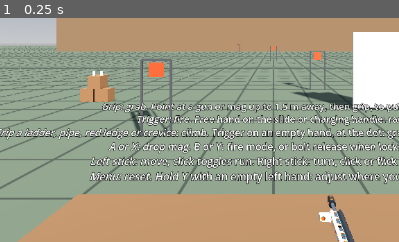
Above: before the commit, frame 1.
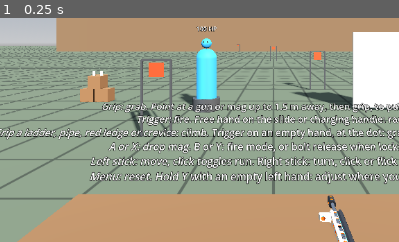
Above: after the commit, the same moment.

Repository: positive-vibezz1/VRphysicsprototypegodot
Game: Godot game, scene res://sandbox/range.tscn
Same seed, same stepped clock (60 frames per second), same inputs: the game is played once before the commit and once after it.
Inputs:
- Up to frame 1 (0.25 s): no input
The pictures show only the part of the screen within x 16-66%, y 45-94%; the shares and areas given below are measured in that part.

The runs differ from the first frame. In frame 1, 1.8% of the frame differs, in the area x 44-56%, y 3-43%.

Commit message:
Add a test dummy that takes damage from bullet energy
A bean on a weighted stand with sprung waist and neck joints. Bullets
now report the kinetic energy their contact took, and that sets the
damage, with a head multiplier. At zero health the springs let go and
gravity tips it over, then they stand it back up after 6 seconds.

Co-Authored-By: Claude Opus 5.5 (1M context) <noreply@anthropic.com>

Diff:
--- a/ballistics/ballistics.gd
+++ b/ballistics/ballistics.gd
@@ -8,6 +8,8 @@
 const CASING_COUNT := 48
 const HOLE_COUNT := 64
 const SOUND_COUNT := 6
+
+signal bullet_hit(collider: Object, energy: float)
 
 static var pool: Ballistics
 
@@ -74,9 +76,10 @@
 	return casing
 
 
-func on_bullet_hit(bullet: Bullet, position: Vector3, normal: Vector3, collider: Object) -> void:
+func on_bullet_hit(bullet: Bullet, position: Vector3, normal: Vector3, collider: Object, energy: float) -> void:
 	bullet.park()
 	play_click(position)
+	bullet_hit.emit(collider, energy)
 	# Moving targets would leave the hole floating, so only the static world keeps them.
 	if collider is StaticBody3D and normal.length_squared() > 0.5:
 		var hole := _holes[_next_hole]
--- a/ballistics/bullet.gd
+++ b/ballistics/bullet.gd
@@ -7,6 +7,7 @@
 
 var _drag_factor := 0.0
 var _age := 0.0
+var _arriving_velocity := Vector3.ZERO
 
 @onready var _tracer: Node3D = $Tracer
 
@@ -25,6 +26,7 @@
 	var up := Vector3.UP if absf(velocity.normalized().y) < 0.99 else Vector3.RIGHT
 	global_transform = Transform3D(Basis.looking_at(velocity, up), from)
 	linear_velocity = velocity
+	_arriving_velocity = velocity
 	angular_velocity = Vector3.ZERO
 	_tracer.scale.z = velocity.length() * 0.006
 
@@ -36,9 +38,11 @@
 
 func _integrate_forces(state: PhysicsDirectBodyState3D) -> void:
 	if state.get_contact_count() > 0:
+		# The contact is already solved here, so what it took out of the bullet is what it gave the target.
+		var energy := 0.5 * mass * (_arriving_velocity.length_squared() - state.linear_velocity.length_squared())
 		Ballistics.pool.on_bullet_hit.call_deferred(
 			self, state.get_contact_local_position(0), state.get_contact_local_normal(0),
-			state.get_contact_collider_object(0)
+			state.get_contact_collider_object(0), energy
 		)
 	_age += state.step
 	if _age > LIFETIME:
@@ -48,3 +52,4 @@
 	var speed := velocity.length()
 	if speed > 0.0:
 		state.linear_velocity = velocity * drag_speed(speed, _drag_factor, state.step) / speed
+	_arriving_velocity = state.linear_velocity
--- /dev/null
+++ b/sandbox/dummy.gd
@@ -0,0 +1,88 @@
+class_name Dummy
+extends Node3D
+## Bean shaped target on a weighted stand. Bullets push it through Jolt like anything else, and hurt it by the energy
+## they lose on contact. Sprung joints hold the body and head up: at zero health the springs let go and gravity tips
+## it over, and when it recovers the same springs stand it back up. Neither is scripted.
+
+## About 2 degrees. Jolt sleeps anything that moves under 15 mm in half a second, which catches a slow swing at its
+## far end and would freeze the dummy leaning, so it may only sleep once it is back up.
+const UPRIGHT := 0.9994
+## 60 degrees, about where the stand's own weight stops bringing it back. Its springs can't lift it from there.
+const TIPPED := 0.5
+
+## Wounding goes with energy left in the body, not momentum, which is close between 9 mm and 5.56 mm. At 18 J per
+## point, a 9 mm (about 520 J) takes 4 body hits and a 5.56 mm (about 1580 J) takes 2.
+@export var joules_per_health := 18.0
+@export var max_health := 100.0
+## A head hit is worth this many body hits, enough to end it in one from either gun at range distances.
+@export var head_factor := 5.0
+@export var recovery_time := 6.0
+
+var health := 0.0
+
+var _home: Array[Transform3D] = []
+
+@onready var _stand: RigidBody3D = $Stand
+@onready var _body: RigidBody3D = $Body
+@onready var _head: RigidBody3D = $Head
+@onready var _parts: Array[RigidBody3D] = [_stand, _body, _head]
+@onready var _waist: Generic6DOFJoint3D = $Waist
+@onready var _neck: Generic6DOFJoint3D = $Neck
+@onready var _readout: Label3D = $Readout
+
+
+func _ready() -> void:
+	health = max_health
+	for part: RigidBody3D in _parts:
+		_home.append(part.global_transform)
+	Ballistics.pool.bullet_hit.connect(_on_bullet_hit)
+	_show_health("")
+
+
+func _physics_process(_delta: float) -> void:
+	_readout.global_position = _head.global_position + Vector3.UP * 0.35
+	_body.can_sleep = health <= 0.0 or _body.global_basis.y.y > UPRIGHT
+	if health > 0.0 and _stand.global_basis.y.y < TIPPED:
+		_go_down("knocked over")
+
+
+func _on_bullet_hit(collider: Object, energy: float) -> void:
+	if health <= 0.0 or (collider != _body and collider != _head):
+		return
+	var damage := energy * (head_factor if collider == _head else 1.0) / joules_per_health
+	var hit := "%s %.0f J  -%.0f" % ["head" if collider == _head else "body", energy, damage]
+	health -= damage
+	if health > 0.0:
+		_show_health(hit)
+	else:
+		_go_down(hit)
+
+
+func _go_down(cause: String) -> void:
+	health = 0.0
+	_show_health(cause)
+	_set_springs(false)
+	get_tree().create_timer(recovery_time, false, true).timeout.connect(_recover)
+
+
+func _recover() -> void:
+	health = max_health
+	_show_health("")
+	_set_springs(true)
+	if _stand.global_basis.y.y < TIPPED:
+		for i: int in _parts.size():
+			_parts[i].global_transform = _home[i]
+			_parts[i].linear_velocity = Vector3.ZERO
+			_parts[i].angular_velocity = Vector3.ZERO
+
+
+func _set_springs(holding: bool) -> void:
+	for joint: Generic6DOFJoint3D in [_waist, _neck]:
+		joint.set_flag_x(Generic6DOFJoint3D.FLAG_ENABLE_ANGULAR_SPRING, holding)
+		joint.set_flag_y(Generic6DOFJoint3D.FLAG_ENABLE_ANGULAR_SPRING, holding)
+		joint.set_flag_z(Generic6DOFJoint3D.FLAG_ENABLE_ANGULAR_SPRING, holding)
+	_body.sleeping = false
+
+
+func _show_health(last_hit: String) -> void:
+	_readout.text = "%.0f HP\n%s" % [health, last_hit]
--- /dev/null
+++ b/sandbox/dummy.tscn
@@ -0,0 +1,146 @@
+[gd_scene load_steps=11 format=3]
+
+[ext_resource type="Script" path="res://sandbox/dummy.gd" id="1"]
+
+[sub_resource type="StandardMaterial3D" id="skin"]
+albedo_color = Color(0.2, 0.55, 0.75, 1)
+roughness = 0.7
+
+[sub_resource type="StandardMaterial3D" id="stand_material"]
+albedo_color = Color(0.25, 0.25, 0.25, 1)
+roughness = 0.8
+
+[sub_resource type="StandardMaterial3D" id="eye_material"]
+albedo_color = Color(0.03, 0.03, 0.03, 1)
+
+[sub_resource type="CylinderShape3D" id="stand_shape"]
+height = 0.28
+radius = 0.32
+
+[sub_resource type="CylinderMesh" id="stand_mesh"]
+top_radius = 0.32
+bottom_radius = 0.32
+height = 0.28
+radial_segments = 24
+rings = 1
+
+[sub_resource type="CapsuleShape3D" id="body_shape"]
+radius = 0.24
+height = 1.42
+
+[sub_resource type="CapsuleMesh" id="body_mesh"]
+radius = 0.24
+height = 1.42
+
+[sub_resource type="SphereShape3D" id="head_shape"]
+radius = 0.12
+
+[sub_resource type="SphereMesh" id="head_mesh"]
+radius = 0.12
+height = 0.24
+
+[sub_resource type="SphereMesh" id="eye_mesh"]
+radius = 0.018
+height = 0.036
+radial_segments = 8
+rings = 4
+
+[node name="Dummy" type="Node3D"]
+script = ExtResource("1")
+
+[node name="Stand" type="RigidBody3D" parent="."]
+transform = Transform3D(1, 0, 0, 0, 1, 0, 0, 0, 1, 0, 0.14, 0)
+collision_layer = 512
+collision_mask = 591
+mass = 60.0
+
+[node name="CollisionShape3D" type="CollisionShape3D" parent="Stand"]
+shape = SubResource("stand_shape")
+
+[node name="Mesh" type="MeshInstance3D" parent="Stand"]
+mesh = SubResource("stand_mesh")
+surface_material_override/0 = SubResource("stand_material")
+
+[node name="Body" type="RigidBody3D" parent="."]
+transform = Transform3D(1, 0, 0, 0, 1, 0, 0, 0, 1, 0, 0.75, 0)
+collision_layer = 512
+collision_mask = 591
+mass = 12.0
+
+[node name="CollisionShape3D" type="CollisionShape3D" parent="Body"]
+shape = SubResource("body_shape")
+
+[node name="Mesh" type="MeshInstance3D" parent="Body"]
+mesh = SubResource("body_mesh")
+surface_material_override/0 = SubResource("skin")
+
+[node name="Head" type="RigidBody3D" parent="."]
+transform = Transform3D(1, 0, 0, 0, 1, 0, 0, 0, 1, 0, 1.58, 0)
+collision_layer = 512
+collision_mask = 591
+mass = 3.0
+
+[node name="CollisionShape3D" type="CollisionShape3D" parent="Head"]
+shape = SubResource("head_shape")
+
+[node name="Mesh" type="MeshInstance3D" parent="Head"]
+mesh = SubResource("head_mesh")
+surface_material_override/0 = SubResource("skin")
+
+[node name="EyeLeft" type="MeshInstance3D" parent="Head"]
+transform = Transform3D(1, 0, 0, 0, 1, 0, 0, 0, 1, -0.045, 0.03, 0.108)
+mesh = SubResource("eye_mesh")
+surface_material_override/0 = SubResource("eye_material")
+
+[node name="EyeRight" type="MeshInstance3D" parent="Head"]
+transform = Transform3D(1, 0, 0, 0, 1, 0, 0, 0, 1, 0.045, 0.03, 0.108)
+mesh = SubResource("eye_mesh")
+surface_material_override/0 = SubResource("eye_material")
+
+[node name="Waist" type="Generic6DOFJoint3D" parent="."]
+transform = Transform3D(0, -1, 0, 1, 0, 0, 0, 0, 1, 0, 0.28, 0)
+node_a = NodePath("../Stand")
+node_b = NodePath("../Body")
+angular_limit_x/upper_angle = 0.4
+angular_limit_x/lower_angle = -0.4
+angular_spring_x/enabled = true
+angular_spring_x/stiffness = 140.0
+angular_spring_x/damping = 9.0
+angular_limit_y/upper_angle = 1.7
+angular_limit_y/lower_angle = -1.7
+angular_spring_y/enabled = true
+angular_spring_y/stiffness = 140.0
+angular_spring_y/damping = 9.0
+angular_limit_z/upper_angle = 1.7
+angular_limit_z/lower_angle = -1.7
+angular_spring_z/enabled = true
+angular_spring_z/stiffness = 140.0
+angular_spring_z/damping = 9.0
+
+[node name="Neck" type="Generic6DOFJoint3D" parent="."]
+transform = Transform3D(0, -1, 0, 1, 0, 0, 0, 0, 1, 0, 1.46, 0)
+node_a = NodePath("../Body")
+node_b = NodePath("../Head")
+angular_limit_x/upper_angle = 0.7
+angular_limit_x/lower_angle = -0.7
+angular_spring_x/enabled = true
+angular_spring_x/stiffness = 15.0
+angular_spring_x/damping = 0.6
+angular_limit_y/upper_angle = 0.7
+angular_limit_y/lower_angle = -0.7
+angular_spring_y/enabled = true
+angular_spring_y/stiffness = 15.0
+angular_spring_y/damping = 0.6
+angular_limit_z/upper_angle = 0.7
+angular_limit_z/lower_angle = -0.7
+angular_spring_z/enabled = true
+angular_spring_z/stiffness = 15.0
+angular_spring_z/damping = 0.6
+
+[node name="Readout" type="Label3D" parent="."]
+transform = Transform3D(1, 0, 0, 0, 1, 0, 0, 0, 1, 0, 1.93, 0)
+billboard = 1
+no_depth_test = true
+pixel_size = 0.003
+font_size = 48
+outline_size = 8
--- a/sandbox/range.tscn
+++ b/sandbox/range.tscn
@@ -9,6 +9,7 @@
 [ext_resource type="PackedScene" path="res://sandbox/steel_target.tscn" id="7"]
 [ext_resource type="PackedScene" path="res://sandbox/parkour.tscn" id="8"]
 [ext_resource type="Shader" path="res://sandbox/world_grid.gdshader" id="9"]
+[ext_resource type="PackedScene" path="res://sandbox/dummy.tscn" id="10"]
 
 [sub_resource type="ProceduralSkyMaterial" id="sky_material"]
 
@@ -163,6 +164,9 @@
 [node name="Steel50m" parent="." instance=ExtResource("7")]
 transform = Transform3D(1, 0, 0, 0, 1, 0, 0, 0, 1, -6, 0, -50)
 
+[node name="Dummy" parent="." instance=ExtResource("10")]
+transform = Transform3D(1, 0, 0, 0, 1, 0, 0, 0, 1, -1.6, 0, -7)
+
 [node name="PaperBoard" type="StaticBody3D" parent="."]
 transform = Transform3D(1, 0, 0, 0, 1, 0, 0, 0, 1, 2.5, 0.95, -7)
 collision_mask = 0
--- a/tests/test_ballistics.gd
+++ b/tests/test_ballistics.gd
@@ -75,6 +75,18 @@
 	assert_lt(target.linear_velocity.z, 0.0, "pushed away from the shooter")
 
 
+func test_bullet_reports_the_energy_the_contact_took_out_of_it() -> void:
+	var wall := _wall(Vector3(0, 65, -5), 0.1)
+	watch_signals(Ballistics.pool)
+	Ballistics.pool.fire_bullet(NINE, Vector3(0, 65, 0), Vector3(0, 0, -360))
+	await wait_physics_frames(6)
+	var hit: Array = get_signal_parameters(Ballistics.pool, "bullet_hit")
+	assert_eq(hit[0], wall)
+	# Drag takes a little over 5 m, and the rest goes into the wall.
+	var energy := 0.5 * NINE.bullet_mass * 360.0 * 360.0
+	assert_between(hit[1] as float, energy * 0.95, energy)
+
+
 func test_casing_pool_gives_real_mass_and_keeps_going_round() -> void:
 	var first := Ballistics.pool.eject_casing(NINE, Vector3(0, 80, 0), Basis.IDENTITY, Vector3(1, 0, 0), Vector3.ZERO, false)
 	assert_almost_eq(first.mass, NINE.casing_mass, 1.0e-6)
--- /dev/null
+++ b/tests/test_dummy.gd
@@ -0,0 +1,147 @@
+extends GutTest
+## The test dummy on a real floor, shot with real bullets.
+
+const NINE: CartridgeSpec = preload("res://weapons/parts/cartridge_9x19.tres")
+const RIFLE: CartridgeSpec = preload("res://weapons/parts/cartridge_556x45.tres")
+const NINE_SPEED := 370.0
+const RIFLE_SPEED := 890.0
+const CHEST := Vector3(0.0, 1.0, 0.0)
+const HEAD := Vector3(0.0, 1.58, 0.0)
+
+var _dummy: Dummy
+var _stand: RigidBody3D
+var _body: RigidBody3D
+var _head: RigidBody3D
+
+
+func before_each() -> void:
+	Ballistics.pool.clear()
+	var floor_body := StaticBody3D.new()
+	var shape := CollisionShape3D.new()
+	shape.shape = WorldBoundaryShape3D.new()
+	floor_body.add_child(shape)
+	add_child_autofree(floor_body)
+	_dummy = (load("res://sandbox/dummy.tscn") as PackedScene).instantiate()
+	add_child_autofree(_dummy)
+	_stand = _dummy.get_node("Stand")
+	_body = _dummy.get_node("Body")
+	_head = _dummy.get_node("Head")
+	await wait_physics_frames(10)
+
+
+## Shoots from 3 m in front, and waits for the bullet to get there.
+func _shoot(cartridge: CartridgeSpec, at: Vector3, speed: float) -> void:
+	Ballistics.pool.fire_bullet(cartridge, at + Vector3(0, 0, 3), Vector3(0, 0, -speed))
+	await wait_physics_frames(6)
+
+
+func _tilt() -> float:
+	return rad_to_deg(_body.global_basis.y.angle_to(Vector3.UP))
+
+
+func _damage_of(cartridge: CartridgeSpec, at: Vector3, speed: float) -> float:
+	_dummy.health = _dummy.max_health
+	await _shoot(cartridge, at, speed)
+	return _dummy.max_health - _dummy.health
+
+
+func test_stands_still_by_itself() -> void:
+	await wait_physics_frames(180)
+	assert_lt(_tilt(), 1.0, "stays upright")
+	assert_almost_eq(_head.global_position, HEAD, Vector3.ONE * 0.02, "head stays on")
+	assert_eq(_dummy.health, _dummy.max_health)
+
+
+func test_body_hit_rocks_it_and_it_comes_back_to_rest() -> void:
+	await _shoot(NINE, CHEST, NINE_SPEED)
+	assert_lt(_dummy.health, _dummy.max_health, "hurt")
+	assert_gt(_dummy.health, 0.0, "not down from one")
+	var most := 0.0
+	for i: int in 90:
+		await wait_physics_frames(1)
+		most = maxf(most, _tilt())
+	gut.p("Rocked %.1f degrees from one 9 mm" % most)
+	assert_between(most, 1.5, 15.0, "rocks visibly, and no further than a bullet's momentum can push it")
+	await wait_physics_frames(630)
+	assert_lt(_tilt(), 2.0, "the spring brings it back")
+	assert_true(_body.sleeping, "and it goes to sleep")
+
+
+func test_damage_comes_from_the_energy_of_the_bullet() -> void:
+	var damage := await _damage_of(NINE, CHEST, NINE_SPEED)
+	var energy := 0.5 * NINE.bullet_mass * NINE_SPEED * NINE_SPEED
+	assert_almost_eq(damage, energy / _dummy.joules_per_health, 3.0)
+
+
+func test_half_the_speed_does_a_quarter_of_the_damage() -> void:
+	var fast := await _damage_of(NINE, CHEST, NINE_SPEED)
+	var slow := await _damage_of(NINE, CHEST, NINE_SPEED * 0.5)
+	assert_almost_eq(slow, fast * 0.25, fast * 0.05)
+
+
+func test_rifle_takes_fewer_hits_than_pistol() -> void:
+	var pistol := await _damage_of(NINE, CHEST, NINE_SPEED)
+	var rifle := await _damage_of(RIFLE, CHEST, RIFLE_SPEED)
+	assert_eq(ceili(_dummy.max_health / pistol), 4, "9 mm body hits")
+	assert_eq(ceili(_dummy.max_health / rifle), 2, "5.56 mm body hits")
+
+
+func test_glancing_hit_does_less_than_a_square_one() -> void:
+	var square := await _damage_of(RIFLE, CHEST, RIFLE_SPEED)
+	var glancing := await _damage_of(RIFLE, CHEST + Vector3(0.235, 0, 0), RIFLE_SPEED)
+	assert_gt(glancing, 0.0, "it did hit")
+	assert_lt(glancing, square * 0.7)
+
+
+func test_head_hit_snaps_the_head_and_ends_it() -> void:
+	await _shoot(NINE, HEAD, NINE_SPEED)
+	assert_eq(_dummy.health, 0.0, "one is enough")
+	await wait_physics_frames(5)
+	assert_gt(rad_to_deg(_body.global_basis.y.angle_to(_head.global_basis.y)), 5.0, "the head snapped back")
+	await wait_physics_frames(180)
+	assert_gt(_tilt(), 60.0, "and it fell over")
+
+
+func test_hitting_the_stand_does_no_damage() -> void:
+	await _shoot(NINE, Vector3(0, 0.15, 0), NINE_SPEED)
+	assert_eq(_dummy.health, _dummy.max_health)
+
+
+func test_goes_down_at_zero_health_and_gets_back_up() -> void:
+	for i: int in 4:
+		await _shoot(NINE, CHEST, NINE_SPEED)
+	assert_eq(_dummy.health, 0.0, "down after four")
+	await wait_physics_frames(180)
+	assert_gt(_tilt(), 60.0, "fell over")
+	assert_lt(_head.global_position.y, 0.6, "and is lying on the floor")
+	assert_lt(_stand.global_basis.y.angle_to(Vector3.UP), 0.2, "off a stand that stayed put")
+	await _shoot(NINE, _body.global_position + Vector3(0, 0.1, 0), NINE_SPEED)
+	assert_eq(_dummy.health, 0.0, "stays down while it is down")
+	await wait_physics_frames(int(_dummy.recovery_time * Engine.physics_ticks_per_second))
+	assert_eq(_dummy.health, _dummy.max_health, "healed")
+	await wait_physics_frames(540)
+	assert_lt(_tilt(), 5.0, "and the springs stood it back up")
+
+
+func test_knocked_off_its_stand_it_comes_back_where_it_started() -> void:
+	_body.apply_impulse(Vector3(0, 0, -300.0), Vector3(0, 0.3, 0))
+	await wait_physics_frames(45)
+	assert_gt(rad_to_deg(_stand.global_basis.y.angle_to(Vector3.UP)), 60.0, "over it goes")
+	assert_eq(_dummy.health, 0.0, "and that puts it down")
+	await wait_physics_frames(int(_dummy.recovery_time * Engine.physics_ticks_per_second))
+	assert_eq(_dummy.health, _dummy.max_health, "healed")
+	await wait_physics_frames(270)
+	assert_lt(rad_to_deg(_stand.global_basis.y.angle_to(Vector3.UP)), 1.0, "stand is back up")
+	assert_lt(_stand.global_position.distance_to(Vector3(0, 0.14, 0)), 0.02, "where it started")
+	assert_lt(_tilt(), 5.0)
+
+
+func test_momentum_goes_into_the_dummy() -> void:
+	for part: RigidBody3D in [_stand, _body, _head]:
+		part.gravity_scale = 0.0
+	_dummy.global_position.y = 40.0
+	await wait_physics_frames(2)
+	await _shoot(NINE, CHEST + Vector3(0, 40, 0), NINE_SPEED)
+	var got := _stand.linear_velocity * _stand.mass + _body.linear_velocity * _body.mass + _head.linear_velocity * _head.mass
+	var momentum := NINE.bullet_mass * NINE_SPEED
+	assert_almost_eq(got.z, -momentum, momentum * 0.25)
--- a/tests/test_range_scene.gd
+++ b/tests/test_range_scene.gd
@@ -54,6 +54,20 @@
 	assert_gt(steep.angle_to(Vector3.UP), player.floor_max_angle, "the steep one can't")
 
 
+func test_dummy_in_the_range_is_clear_of_the_steel_and_takes_a_bullet() -> void:
+	var dummy: Dummy = _range.get_node("Dummy")
+	await wait_physics_frames(30)
+	# On the floor plan, from the middle of the table.
+	for steel: String in ["Steel5m", "Steel10m", "Steel25m", "Steel50m"]:
+		var lane := (_range.get_node(steel) as Node3D).global_position.normalized()
+		var to_dummy := dummy.global_position
+		assert_gt((to_dummy - lane * to_dummy.dot(lane)).length(), 0.4, steel + " can be seen past the dummy")
+	var chest := dummy.global_position + Vector3(0, 1.0, 0)
+	Ballistics.pool.fire_bullet(load("res://weapons/parts/cartridge_9x19.tres") as CartridgeSpec, chest + Vector3(0, 0, 3), Vector3(0, 0, -370))
+	await wait_physics_frames(6)
+	assert_lt(dummy.health, dummy.max_health, "hurt")
+
+
 func test_pick_up_the_pistol_and_hit_a_steel_plate() -> void:
 	var pistol: Gun = _range.get_node("Pistol")
 	var hand: PhysicsHand = _range.get_node("Player/RightHand")
Not shown, added: sandbox/dummy.gd.uid
Not shown: 1 places in sandbox/range.tscn that only renumber resources
Not shown, added: tests/test_dummy.gd.uid
Not shown, changed: CLAUDE.md
